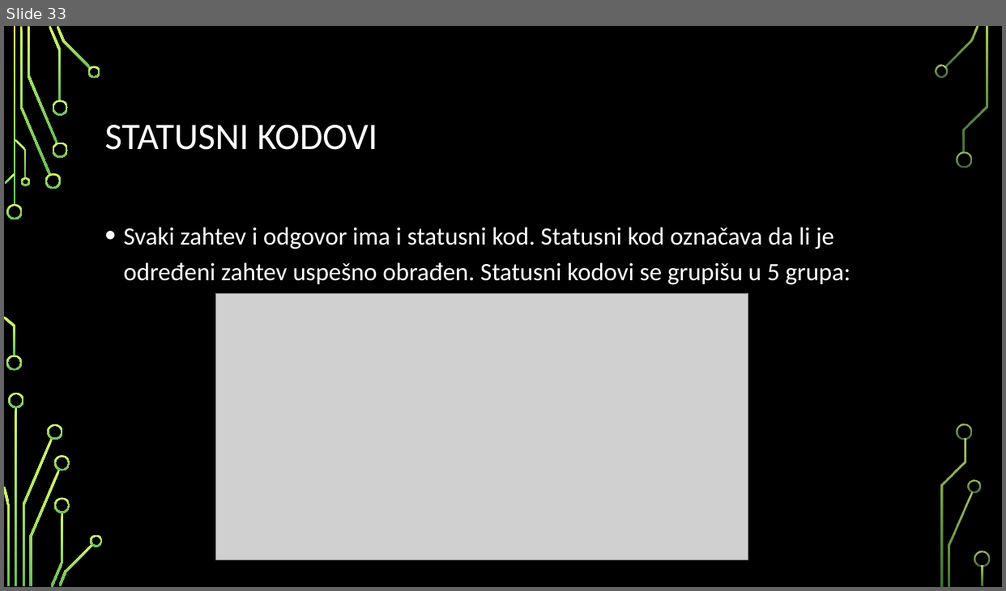
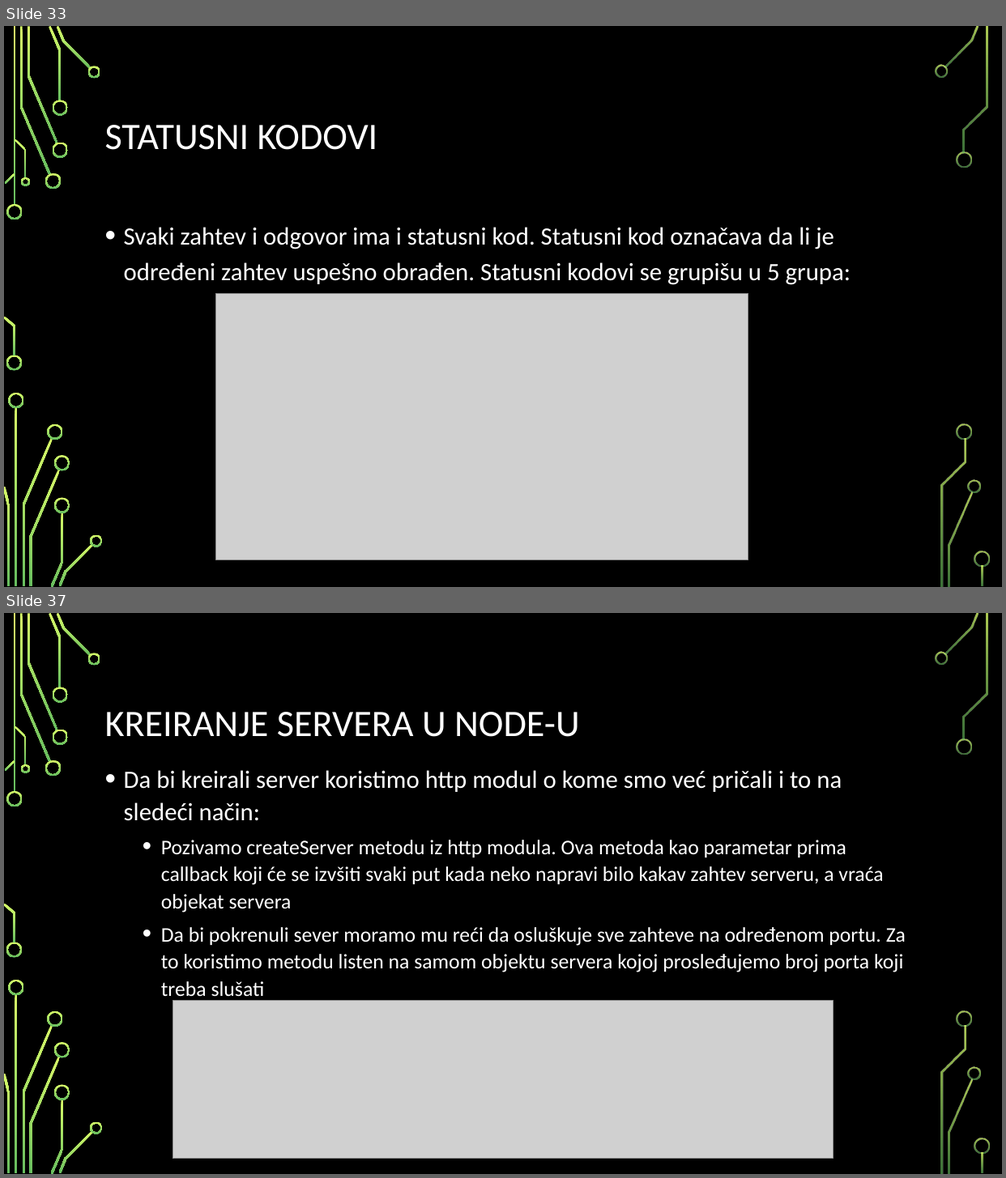
Before and after one commit to MihajloMilojevic/Sekcija, a slide deck: Nodejs/Node.js - prezentacija.pptx. Shown one above the other, each under a label of ours: slide 33 before the commit, slides 33 and 37 after it; the slides between them are not shown. The pictures are 1006x591 and 1006x1178 pixels, drawn with LibreOffice and Linux fonts; fonts in the diff are those of the drawing; grey boxes stand for pictures; background and template pictures are left out. Boxes give left, top, right and bottom in pixels: in the first picture for what was removed or moved away, otherwise in the second. Text is boxed around its words. In the diff, an @@ line names an element or a change of style, - is before the commit and + after.

Commit message:
node nastavak

```diff
--- a/Nodejs/Node.js - prezentacija.pptx
+++ b/Nodejs/Node.js - prezentacija.pptx
@@ slide 37 added at bbox=[4, 613, 1002, 1174], background picture (left out); not listed: 36 template elements that a slide beside it also shows @@
@@ title added at bbox=[105, 712, 580, 737], 36 pt, text #FFFFFF @@
+KREIRANJE SERVERA U NODE-U
@@ text added at bbox=[124, 770, 906, 1001], 20 pt, text #FFFFFF @@
+• Da bi kreirali server koristimo http modul o kome smo već pričali i to na sledeći način:
+  • Pozivamo createServer metodu iz http modula. Ova metoda kao parametar prima callback koji će se izvšiti svaki put kada neko napravi bilo kakav zahtev serveru, a vraća objekat servera
+  • Da bi pokrenuli sever moramo mu reći da osluškuje sve zahteve na određenom portu. Za to koristimo metodu listen na samom objektu servera kojoj prosleđujemo broj porta koji treba slušati
@@ picture added at bbox=[172, 1001, 833, 1159] @@
```
Also in this commit, not shown: 17 other slides added, 15 other files.
